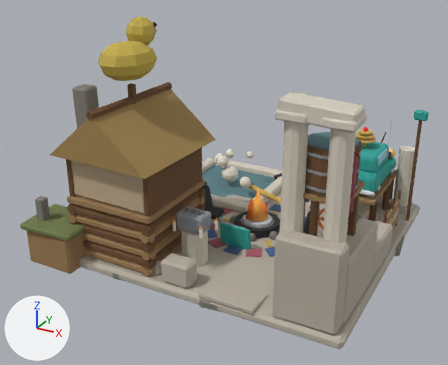
The FBX model client/CultOfComfort.Unity/Assets/Resources/Art/Models/hearth_l4.fbx: old version first, new version second.
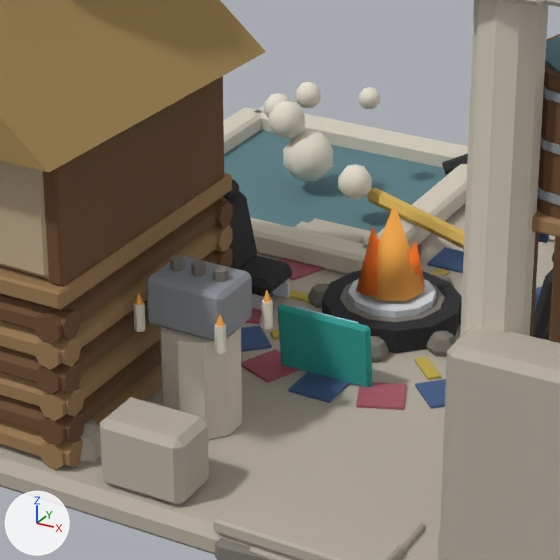
There are two pictures of each version: one whole from a 50 mm camera at (3.31, -6.98, 4.21) aimed at (-0.3, -0.41, 0.92), one close up on the part from 29% to 70% of the width and 34% to 84% of the height. Arrows for +X, +Y and +Z are at lower left; the lights stay in place. The older version's two pictures come first. Where no turn or scale is listed for an object, it has been applied to the vertices. Vertices at exactly the same position are counted once.

In view in the first close-up: 'Fire', 'Ruin', 'Steam' and 1 more.
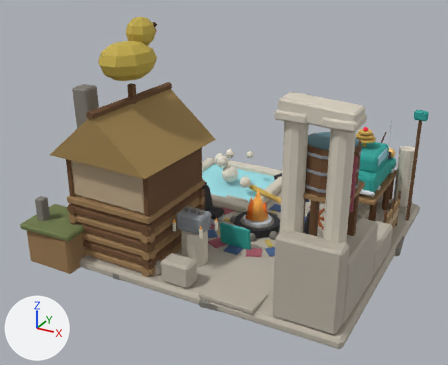
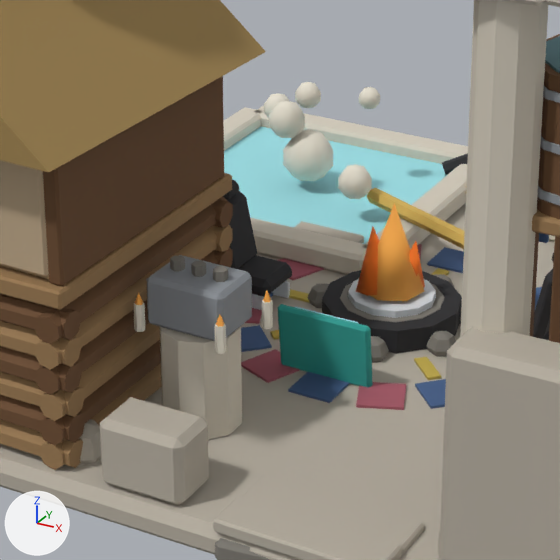
Where the change shows, as pixel boxes (x1, y1, x2, y2) in the close-ups (560 x 560 px):
'PoolWater', added (cyan): after (224, 127, 448, 244)
part 1 of me_ruin, deleted (cyan): before (224, 130, 448, 234)

Patch to the scene script:
```diff
--- a/client/CultOfComfort.Unity/Assets/Resources/Art/Models/hearth_l4.fbx.py
+++ b/client/CultOfComfort.Unity/Assets/Resources/Art/Models/hearth_l4.fbx.py
@@ me_ruin @@
 # used by ob_ruin; location = (0.0, 0.0, 0.0)
-me_ruin.from_pydata(...)  # 4004 vertices, 3814 faces; spans x -2.36..1.9, y -2.11..1.87, z 0.0..3.06
+me_ruin.from_pydata(...)  # 3996 vertices, 3808 faces; spans x -2.36..1.9, y -2.11..1.87, z 0.0..3.06
+# me_ruin part 1: the loose piece of 8 vertices spanning x -1.64..-0.38, y 0.46..1.67, z 0.13..0.17 is deleted
 me_ruin.materials.append(mat_palette)
@@ me_poolwater @@
+me_poolwater.from_pydata(...)  # a box spanning x -1.64..-0.38, y 0.46..1.67, z 0.15..0.19
+me_poolwater.materials.append(mat_palette)  # picture img_palette_png
@@ ob_poolwater @@
+ob_poolwater = bpy.data.objects.new('PoolWater', me_poolwater)
+ob_poolwater.location = (0.0, 0.0, 0.0)
```
